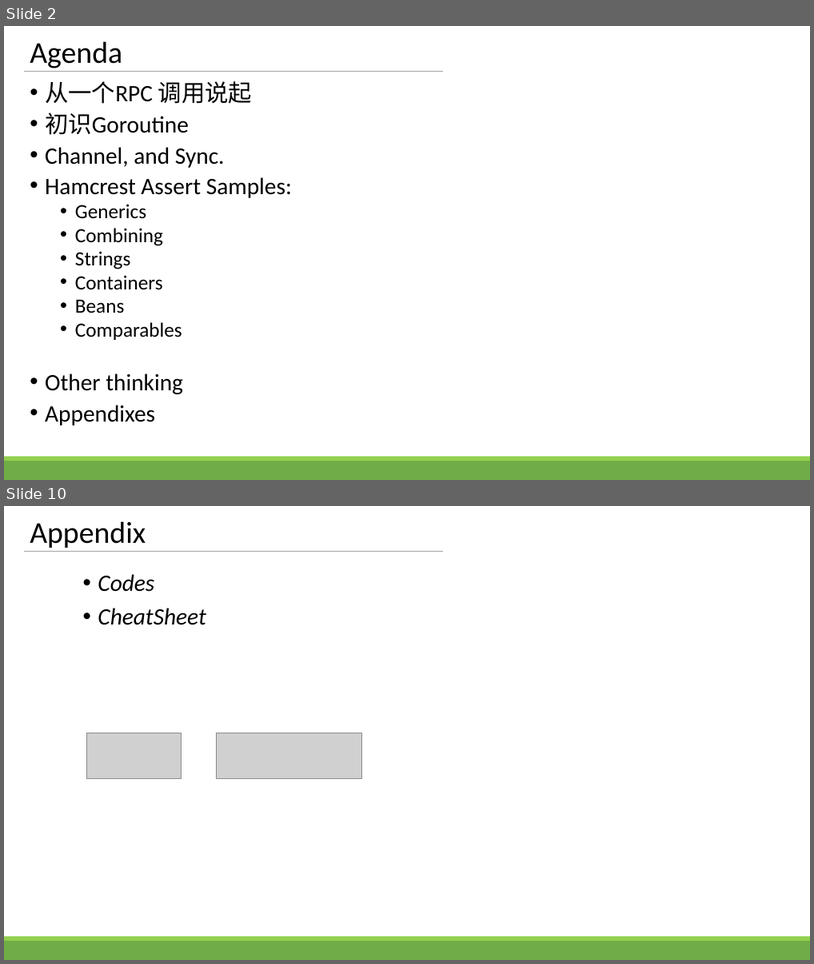
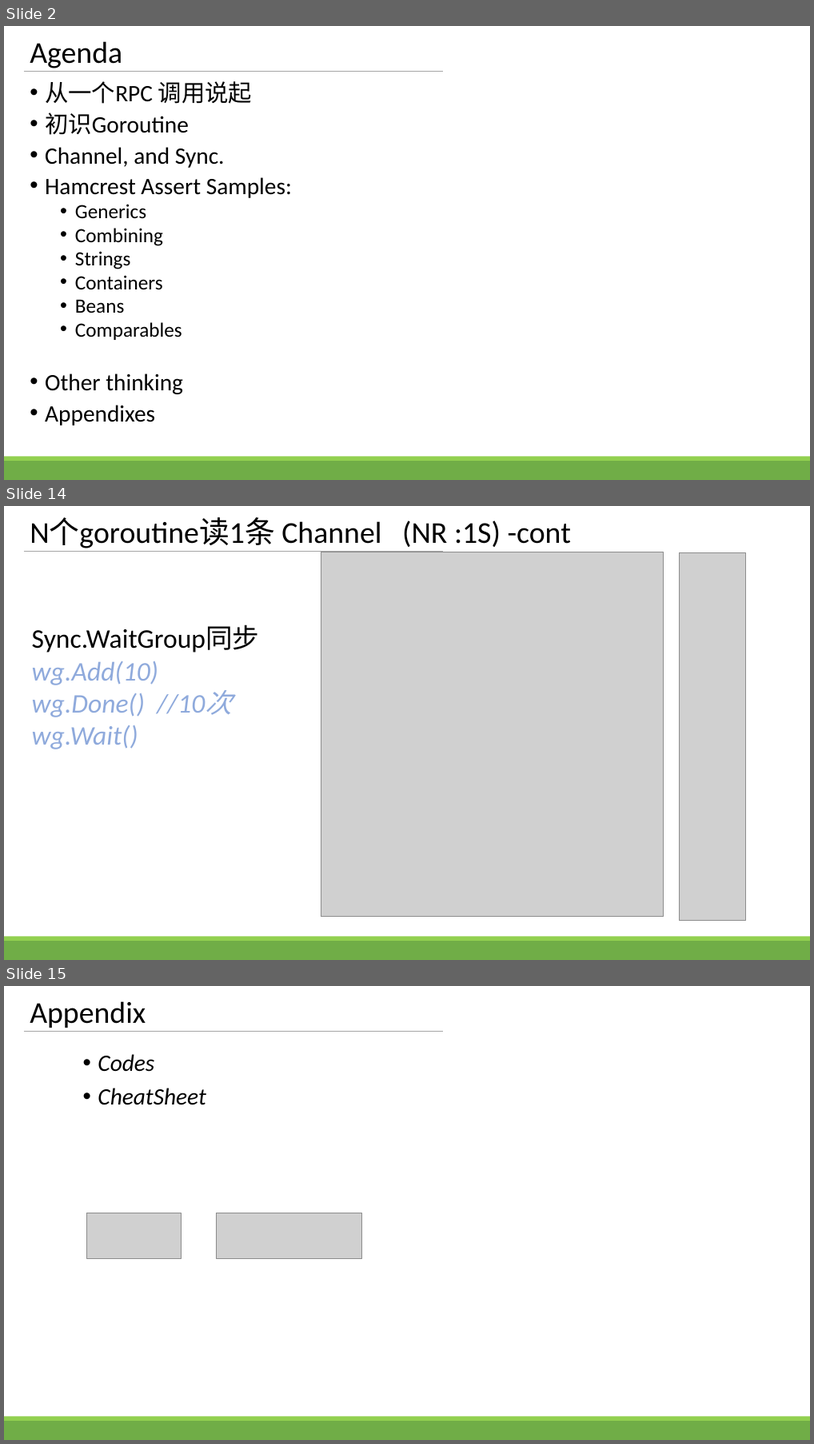
Before and after one commit to zhengbr2/sharing, a slide deck: GolangConcurency.pptx. Shown one above the other, each under a label of ours: slides 2 and 10 before the commit, slides 2, 14 and 15 after it; the slides between them are not shown. The pictures are 814x964 and 814x1444 pixels, drawn with LibreOffice and Linux fonts; fonts in the diff are those of the drawing; grey boxes stand for pictures. Boxes give left, top, right and bottom in pixels: in the first picture for what was removed or moved away, otherwise in the second. Text is boxed around its words. In the diff, an @@ line names an element or a change of style, - is before the commit and + after.

```diff
--- a/GolangConcurency.pptx
+++ b/GolangConcurency.pptx
@@ slide 14 added at [4, 506, 810, 960], background #FFFFFF; not listed: 3 template elements that a slide beside it also shows @@
@@ title added at [30, 517, 571, 548], 36 pt, text #000000 @@
+N个goroutine读1条 Channel (NR :1S) -cont
@@ picture added at [321, 552, 664, 916] @@
@@ picture added at [679, 553, 746, 920] @@
@@ text added at [32, 626, 260, 749], 32 pt, text #8FAADC, italic @@
+Sync.WaitGroup同步
+wg.Add(10)
+wg.Done() //10次
+wg.Wait()
@@ what was slide 10 is now slide 15 @@
```
Also in this commit, not shown: 6 slides changed, 5 other slides added, 1 slide removed, 6 other files.
